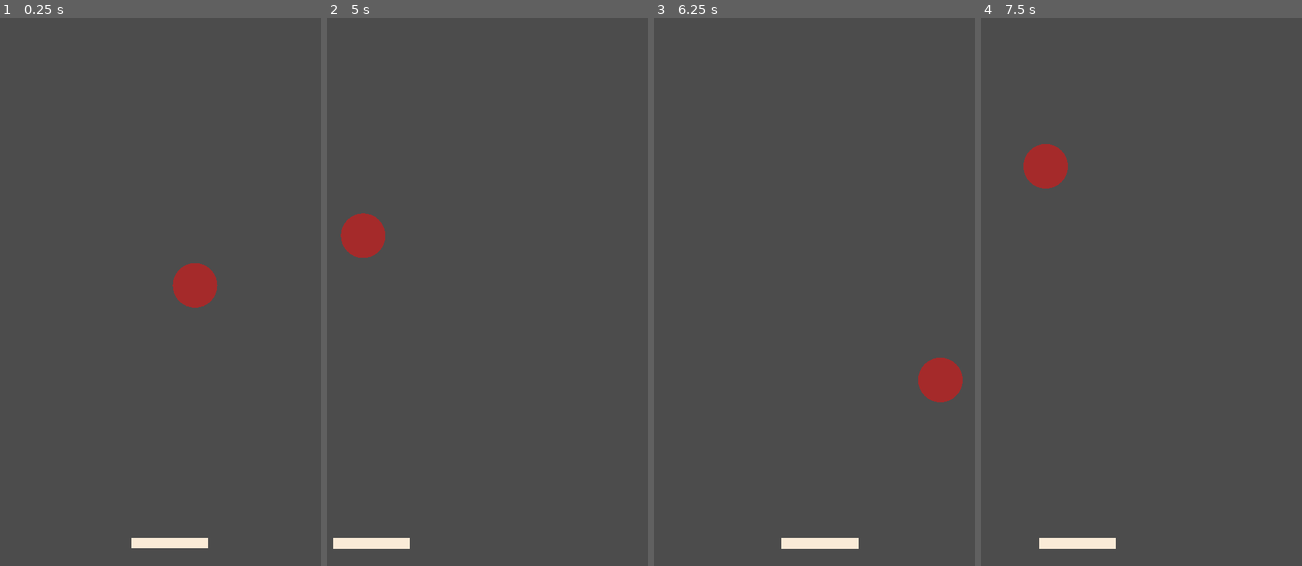
Above: before the commit, frames 1-4 (left to right).
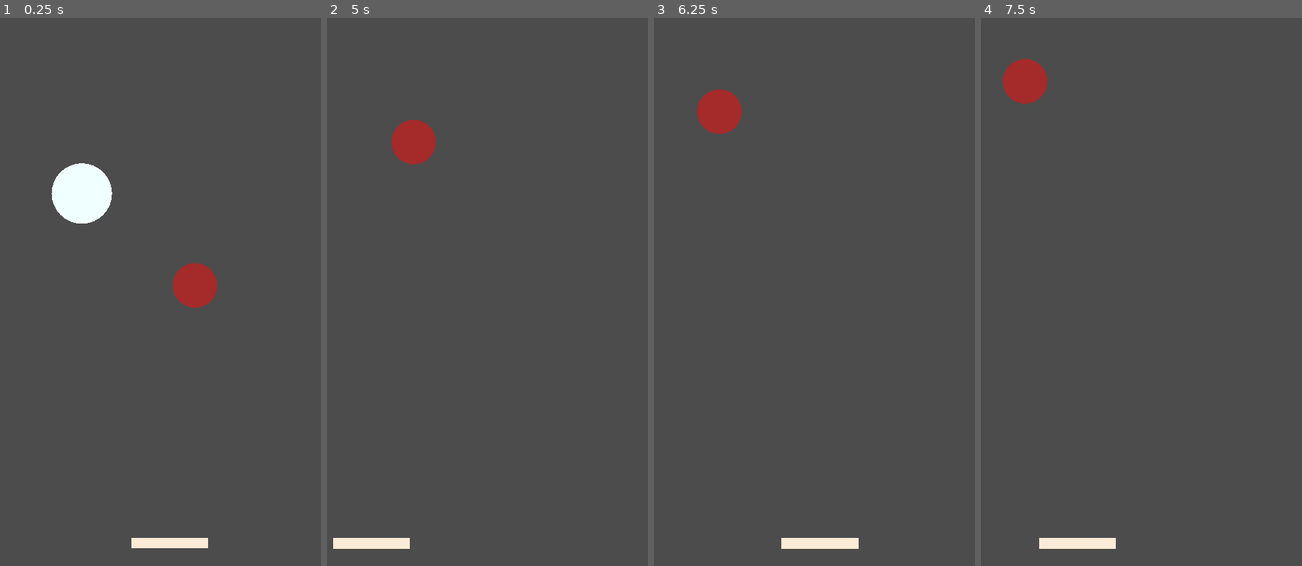
Above: after the commit, the same moments.

Repository: the-g-force/FamJam-September2020
Game: Godot game, scene res://src/TestLevel.tscn
The game is run twice, just before and just after one commit, with the same random seed, the same clock (stepped at 60 frames per second) and the same inputs.
Inputs (mouse positions are in pixels of both pictures, inside the frame that each line leads up to):
- Up to frame 1 (0.25 s): no input
- Up to frame 2 (5 s): move the mouse to (558, 264) at 0.52 s; hold D (move_right) 0.53-1.28 s; click (558, 264) at 0.67 s; move the mouse to (423, 319) at 1.27 s; hold A (move_left) 1.28-2.03 s; move the mouse to (519, 171) at 2.02 s; hold D (move_right) 2.03-3.53 s; move the mouse to (471, 401) at 2.77 s; click (471, 401) at 2.92 s; move the mouse to (583, 374) at 3.52 s; hold A (move_left) from 3.53 s (still down); move the mouse to (391, 209) at 4.27 s
- Up to frame 3 (6.25 s): move the mouse to (830, 292) at 5.02 s; click (830, 292) at 5.17 s; move the mouse to (766, 155) at 5.77 s; release A (move_left) at 5.78 s; hold D (move_right) from 5.78 s (still down)
- Up to frame 4 (7.5 s): keep holding D (move_right); move the mouse to (1212, 264) at 6.52 s; move the mouse to (1077, 319) at 7.27 s; click (1077, 319) at 7.42 s

The runs differ from the first frame. In frame 1, 1.6% of the frame differs, in the area x 15-35%, y 26-38%; in frame 2, 1.8%; in frame 3, 1.8%, in the area x 13-97%, y 13-71%; in frame 4, 1.8%.

Commit message:
Add a collectable 'nut'

Diff:
--- a/project/project.godot
+++ b/project/project.godot
@@ -8,9 +8,14 @@
 
 config_version=4
 
-_global_script_classes=[  ]
+_global_script_classes=[ {
+"base": "StaticBody2D",
+"class": "Collectable",
+"language": "GDScript",
+"path": "res://src/Collectable.gd"
+} ]
 _global_script_class_icons={
-
+"Collectable": ""
 }
 
 [application]
--- /dev/null
+++ b/project/src/Collectable.gd
@@ -0,0 +1,5 @@
+extends StaticBody2D
+class_name Collectable
+
+func _draw():
+	draw_circle(Vector2.ZERO, $CollisionShape2D.shape.radius, Color.azure)
--- /dev/null
+++ b/project/src/Collectable.tscn
@@ -0,0 +1,12 @@
+[gd_scene load_steps=3 format=2]
+
+[ext_resource path="res://src/Collectable.gd" type="Script" id=1]
+
+[sub_resource type="CircleShape2D" id=1]
+radius = 56.5685
+
+[node name="Collectable" type="StaticBody2D"]
+script = ExtResource( 1 )
+
+[node name="CollisionShape2D" type="CollisionShape2D" parent="."]
+shape = SubResource( 1 )
--- a/project/src/Squirrel.gd
+++ b/project/src/Squirrel.gd
@@ -6,7 +6,11 @@
 	var collision := move_and_collide(_velocity * delta)
 	if collision:
 		_velocity = _velocity.bounce(collision.normal)
+		if collision.collider is Collectable:
+			collision.collider.queue_free()
 	update()
+
+
 
 func _draw():
 	draw_circle(Vector2.ZERO, $CollisionShape2D.shape.radius, Color.brown)
--- a/project/src/TestLevel.tscn
+++ b/project/src/TestLevel.tscn
@@ -1,7 +1,8 @@
-[gd_scene load_steps=4 format=2]
+[gd_scene load_steps=5 format=2]
 
 [ext_resource path="res://src/Trampoline.tscn" type="PackedScene" id=1]
 [ext_resource path="res://src/Squirrel.tscn" type="PackedScene" id=2]
+[ext_resource path="res://src/Collectable.tscn" type="PackedScene" id=3]
 
 [sub_resource type="RectangleShape2D" id=1]
 extents = Vector2( 23.6311, 568 )
@@ -12,6 +13,12 @@
 __meta__ = {
 "_edit_use_anchors_": false
 }
+
+[node name="Collectables" type="Node2D" parent="."]
+position = Vector2( 361.546, 299.73 )
+
+[node name="StaticBody2D" parent="Collectables" instance=ExtResource( 3 )]
+position = Vector2( -209.546, 28.2696 )
 
 [node name="Trampoline" parent="." instance=ExtResource( 1 )]
 position = Vector2( 316.534, 981.032 )
